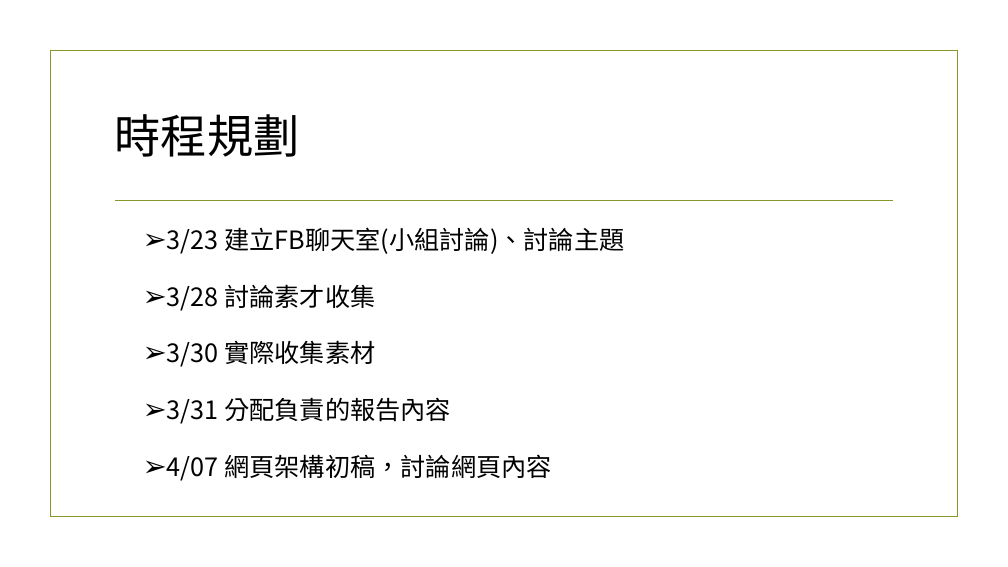
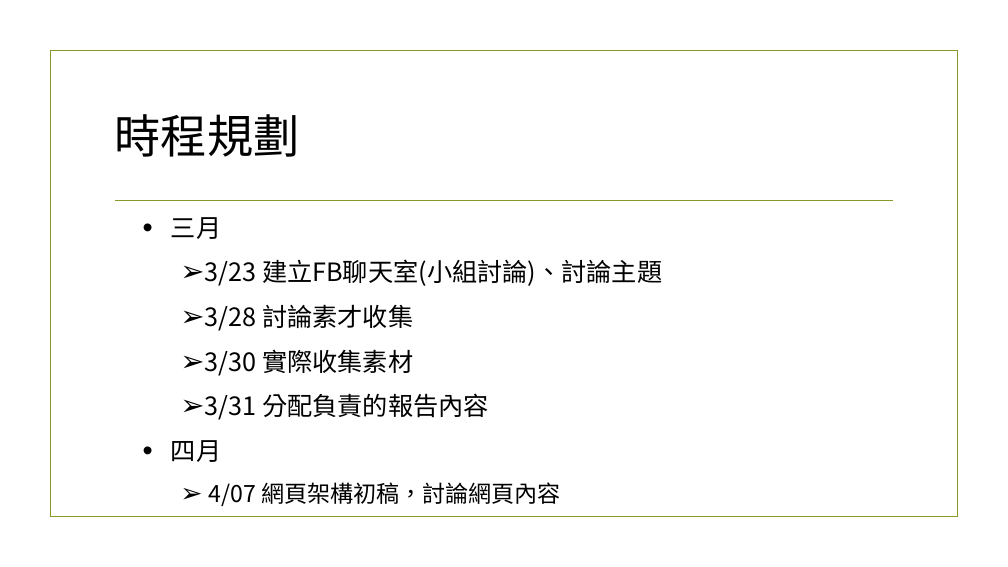
Before and after one commit to NTUST/Team-8, a slide deck: slide 4 of YUMMY-NTUST.pptx. Drawn at 1008x567 pixels with LibreOffice and Linux fonts; fonts in the diff are those of the drawing; background and template pictures are left out. Boxes give left, top, right and bottom in pixels: in the first picture for what was removed or moved away, otherwise in the second. Text is boxed around its words. In the diff, an @@ line names an element or a change of style, - is before the commit and + after.

Commit message:
new

```diff
--- a/YUMMY-NTUST.pptx
+++ b/YUMMY-NTUST.pptx
@@ text at (171, 217, 221, 239): paragraph added @@
+  • 三月
@@ text at (205, 259, 662, 506): size 24 to 22 pt in "4/07 網頁架構初稿，討論網頁內容"; list level 2 to 3 in "3/23 建立FB聊天室(小組討論)、討論主題"; line spacing 1.5 to 1.1; list level 2 to 3 in "3/28 討論素才收集"; list level 2 to 3 in "3/30 實際收集素材"; list level 2 to 3 in "3/31 分配負責的報告內容"; list level 2 to 3 in "4/07 網頁架構初稿，討論網頁內容" @@
@@ text at (171, 440, 221, 462): paragraph added @@
+  • 四月
```
Also in this commit, not shown: 5 other slides changed, 2 slides added.
